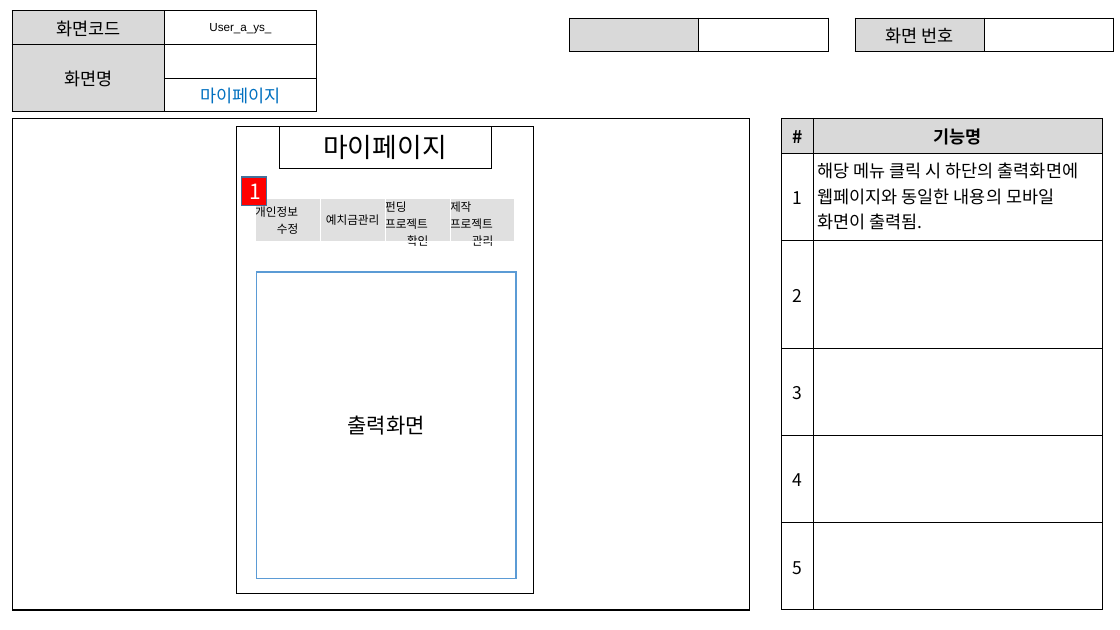
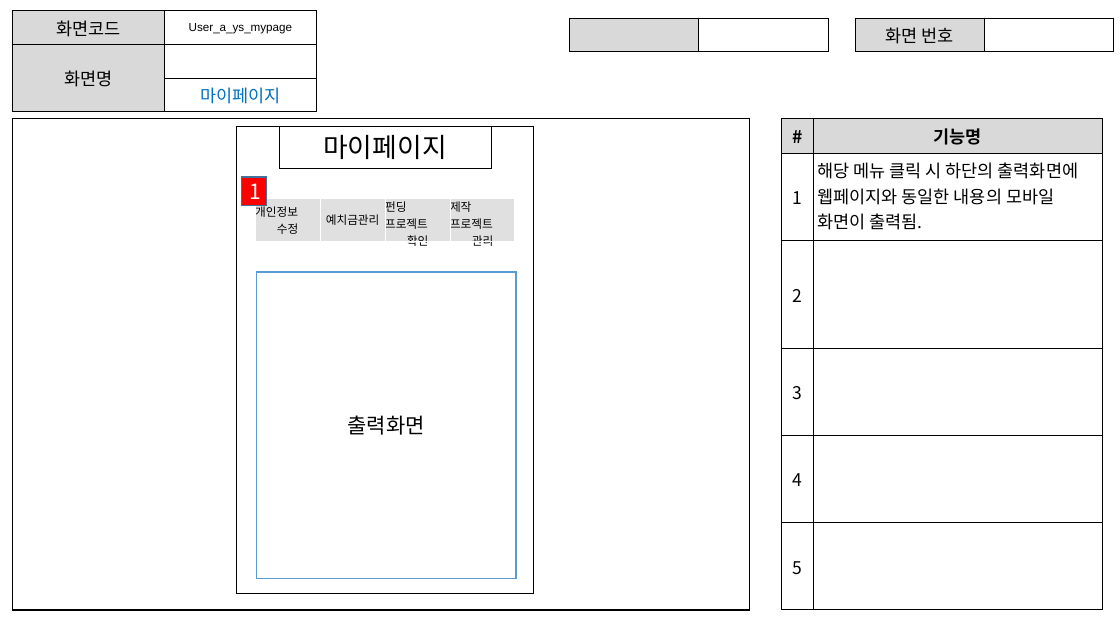
Before and after one commit to ezenteam2/EzenCrowdFunding, a slide deck: slide 10 of project03 화면설계서/project03 - 화면 설계서 - 용승.pptx. Drawn at 1120x630 pixels with LibreOffice and Linux fonts; fonts in the diff are those of the drawing. Boxes give left, top, right and bottom in pixels: in the first picture for what was removed or moved away, otherwise in the second. Text is boxed around its words. In the diff, an @@ line names an element or a change of style, - is before the commit and + after.

```diff
--- a/project03 화면설계서/project03 - 화면 설계서 - 용승.pptx
+++ b/project03 화면설계서/project03 - 화면 설계서 - 용승.pptx
@@ table at (12,11,316,108) @@
-row 1, column 2: User_a_ys_
+row 1, column 2: User_a_ys_mypage
```
Also in this commit, not shown: 13 other slides changed, 1 slide added.
